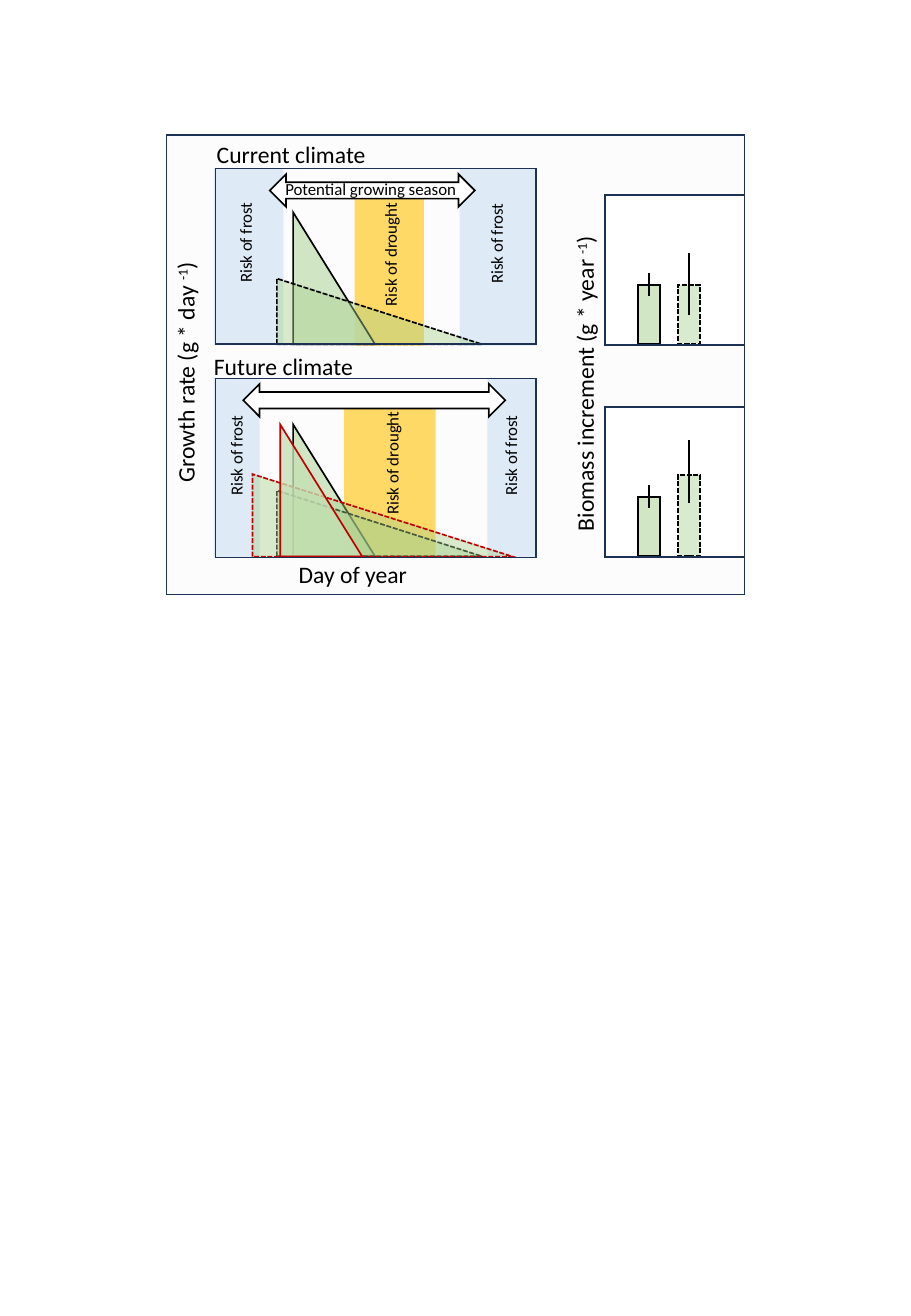
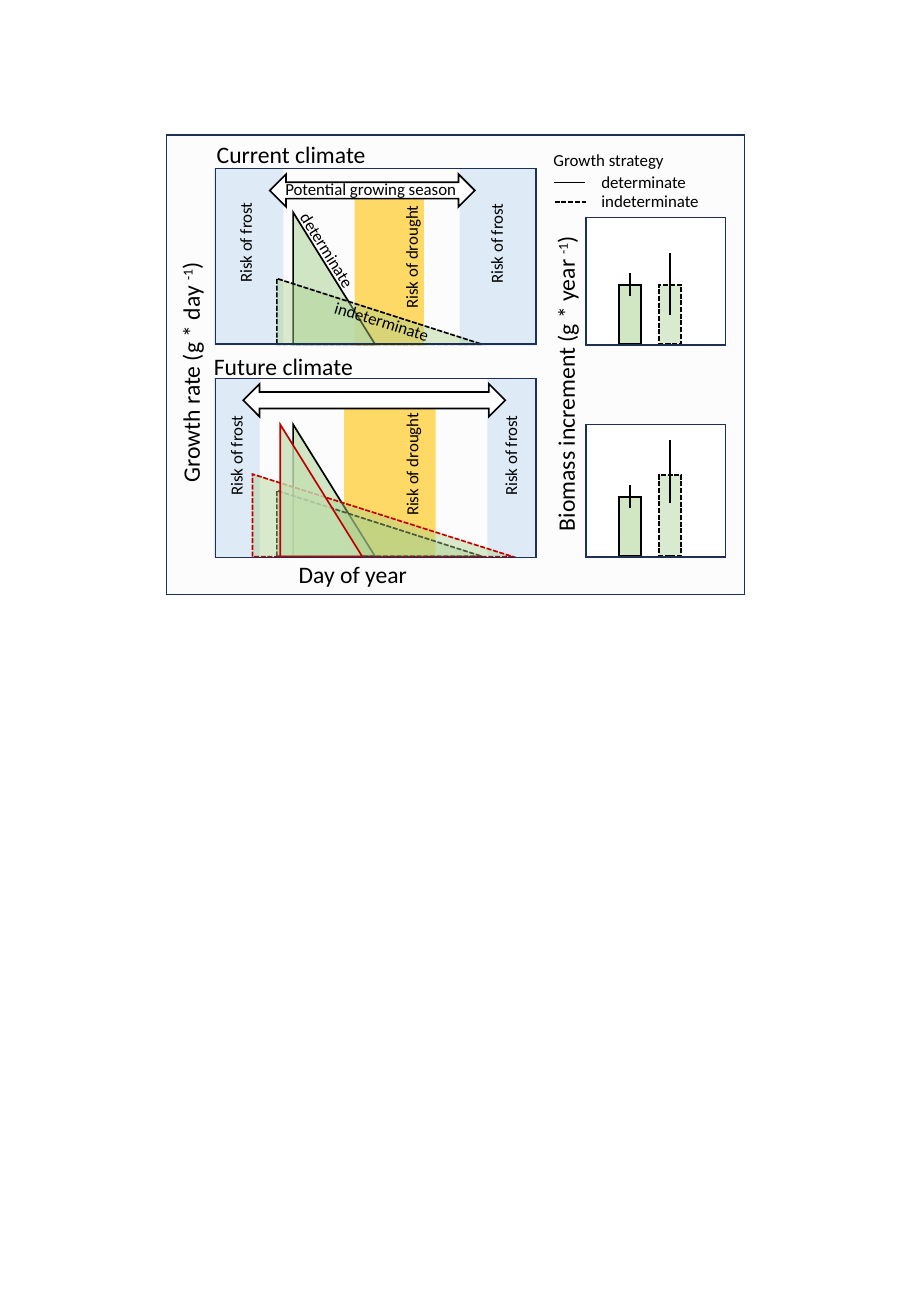
Before and after one commit to FrederikBaumgarten/PlantDeterminism, a slide deck: slide 18 of figures/figures_determinism.pptx (slide 16 before the commit). Drawn at 911x1316 pixels with LibreOffice and Linux fonts; fonts in the diff are those of the drawing. Boxes give left, top, right and bottom in pixels: in the first picture for what was removed or moved away, otherwise in the second. Text is boxed around its words. In the diff, an @@ line names an element or a change of style, - is before the commit and + after.

```diff
--- a/figures/figures_determinism.pptx
+++ b/figures/figures_determinism.pptx
@@ text "Growth rate (g * day ...": place and size @@
-text "Growth rate (g * day ..." at bbox=[172, 270, 201, 481]
+text "Growth rate (g * day ..." at bbox=[177, 270, 206, 481]
@@ text "Risk of drought": place and size @@
-text "Risk of drought" at bbox=[381, 209, 402, 305]
+text "Risk of drought" at bbox=[402, 211, 423, 307]
@@ group added at bbox=[270, 154, 698, 361]: 5 texts, 2 lines @@
+determinate
+indeterminate
+determinate
+indeterminate
+Growth strategy
@@ rectangle: place and size @@
-rectangle at bbox=[605, 196, 745, 346]
+rectangle at bbox=[587, 217, 726, 345]
@@ text "Risk of drought": place and size @@
-text "Risk of drought" at bbox=[383, 418, 404, 513]
+text "Risk of drought" at bbox=[402, 419, 423, 514]
@@ rectangle: place and size @@
-rectangle at bbox=[605, 407, 745, 558]
+rectangle at bbox=[587, 425, 726, 558]
@@ 4 rectangles, 4 lines, 1 text: place and size @@
-4 rectangles, 4 lines, 1 text at bbox=[571, 244, 700, 556]
+4 rectangles, 4 lines, 1 text at bbox=[552, 244, 681, 556]
```
Also in this commit, not shown: 1 other slide changed, 2 slides added, 16 other files.
